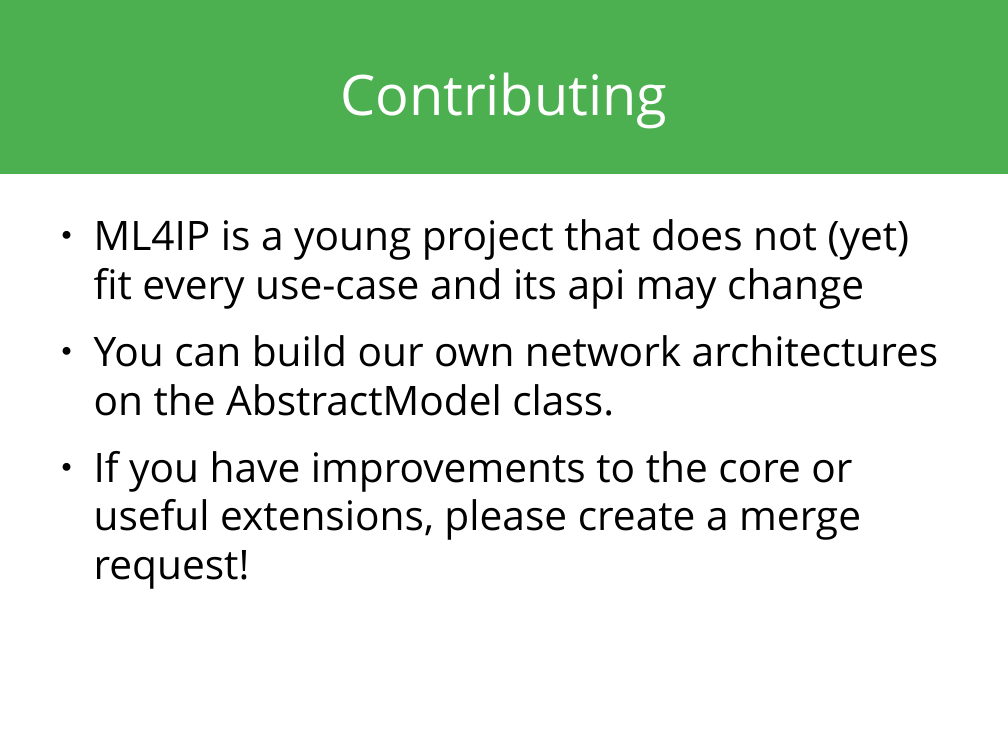
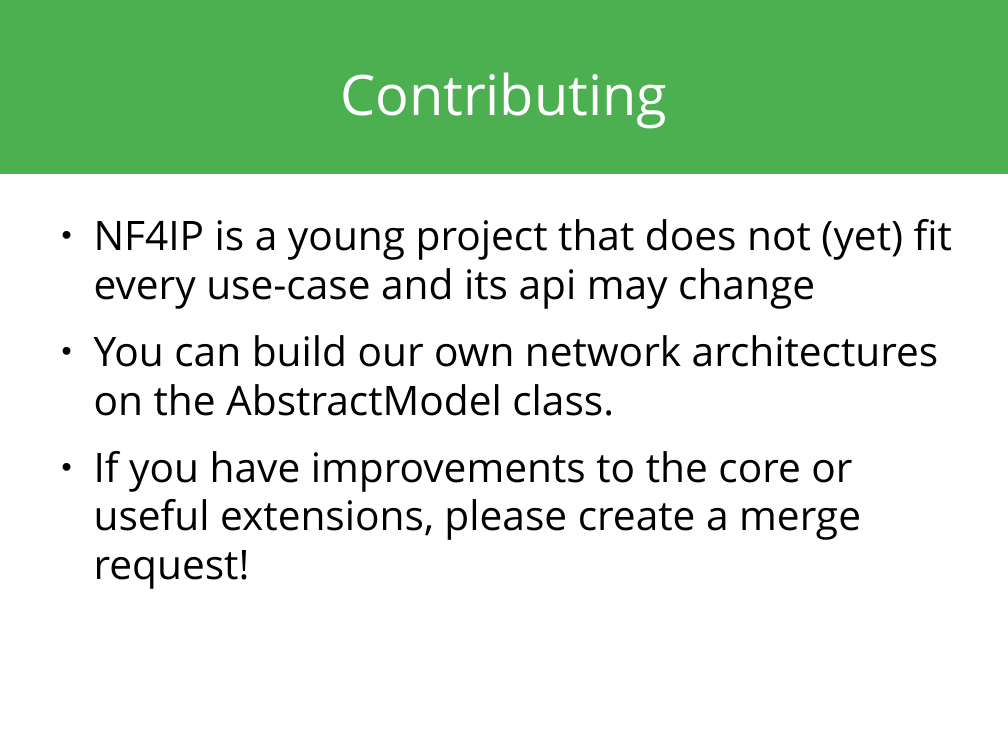
Before and after one commit to Photon-AI-Research/NF4IP, a slide deck: slide 23 of docs/presentation/nf4ip.odp. Drawn at 1008x756 pixels with LibreOffice and Linux fonts; fonts in the diff are those of the drawing. Boxes give left, top, right and bottom in pixels: in the first picture for what was removed or moved away, otherwise in the second. Text is boxed around its words. In the diff, an @@ line names an element or a change of style, - is before the commit and + after.

```diff
--- a/docs/presentation/nf4ip.odp
+++ b/docs/presentation/nf4ip.odp
@@ text at (94, 219, 952, 309): text changed @@
-● ML4IP is a young project that does not (yet) fit every use-case and its api may change
+● NF4IP is a young project that does not (yet) fit every use-case and its api may change
```
Also in this commit, not shown: 11 other slides changed, 1 other file.
